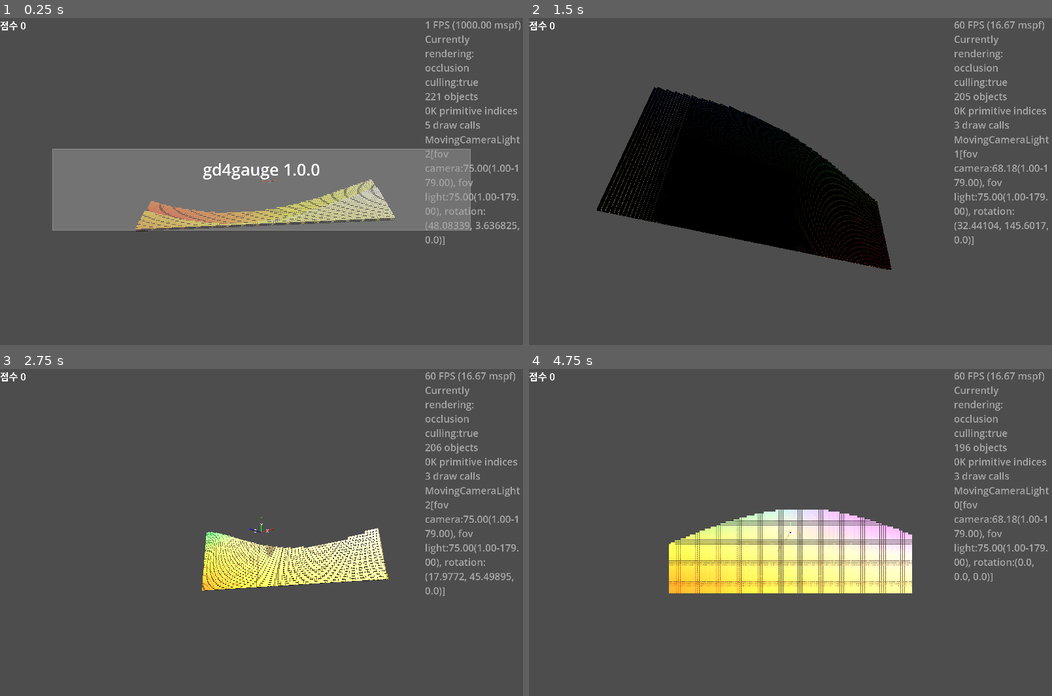
Above: before the commit, frames 1-4 (two rows, left to right).
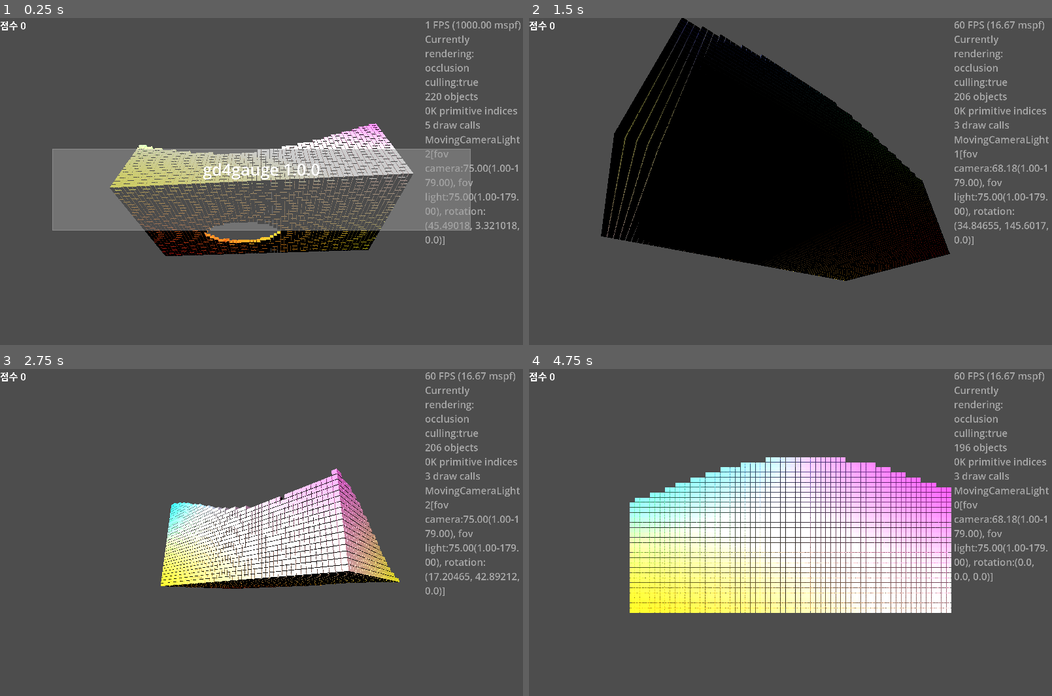
Above: after the commit, the same moments.

Repository: kasworld/gd4gauge
Game: Godot game, scene res://main.tscn
Two runs of this game, one before a commit and one after it. Both use one fixed random seed, a clock stepped at 60 frames per second and the inputs below.
Inputs (mouse positions are in pixels of both pictures, inside the frame that each line leads up to):
- Up to frame 1 (0.25 s): no input
- Up to frame 2 (1.5 s): tap Enter at 0.5, 0.6 s; move the mouse to (905, 165) at 0.52 s; click (905, 165) at 0.67 s; move the mouse to (685, 197) at 1.27 s; tap Delete at 1.35 s; click (685, 197) at 1.42 s
- Up to frame 3 (2.75 s): move the mouse to (313, 460) at 2.02 s; tap Enter at 2.1 s; click (313, 460) at 2.17 s
- Up to frame 4 (4.75 s): move the mouse to (764, 597) at 2.77 s; tap Delete at 2.85, 4.35 s; click (764, 597) at 2.92 s; move the mouse to (947, 581) at 3.52 s; tap Enter at 3.6 s; click (947, 581) at 3.67 s; move the mouse to (633, 483) at 4.27 s; click (633, 483) at 4.42 s

The runs differ from the first frame. In frame 1, 15% of the frame differs, in the area x 21-99%, y 22-73%; in frame 2, 17%; in frame 3, 11%; in frame 4, 26%, in the area x 19-81%, y 27-75%.

Commit message:
BarGauge extends MultiMeshShape

Diff:
--- a/bar_gauge/bar_gauge.gd
+++ b/bar_gauge/bar_gauge.gd
@@ -1,54 +1,43 @@
-extends Node3D
+extends MultiMeshShape
 class_name BarGauge
 
 signal max_reached( b :BarGauge)
 signal zero_reached( b :BarGauge)
 
-var max_value :int
-var current_value :int
-
-func init(count :int, sz :Vector3, co1 :Color, co2 :Color, alpha :float = 1.0 , gaprate :float = 0.1) -> BarGauge:
-	max_value = count
-	current_value = max_value
-
+func init_bar_gauge(count :int, sz :Vector3, co1 :Color, co2 :Color, alpha :float = 1.0 , gaprate :float = 0.1) -> BarGauge:
 	var mesh := BoxMesh.new()
 	mesh.size = Vector3(sz.x, sz.y / count * (1-gaprate) , sz.z)
-
-	$MultiMeshShape.init_with_color(mesh, Color(Color.WHITE, alpha), count)
+	init_with_color(mesh, Color(Color.WHITE, alpha), count)
 	for i in count:
 		var rate := (i as float) / (count as float)
 		var pos3d := Vector3(0,rate*sz.y,0) # grow upward
-		$MultiMeshShape.set_inst_pos(i, pos3d)
-		$MultiMeshShape.set_inst_color(i, lerp(co1, co2, rate) )
+		set_inst_pos(i, pos3d)
+		set_inst_color(i, lerp(co1, co2, rate) )
 	return self
 
 func normalize_current_value() -> void:
-	if current_value <= 0:
-		current_value = 0
+	if get_visible_count() <= 0:
+		set_visible_count(0)
 		zero_reached.emit(self)
-	elif current_value >= max_value:
-		current_value = max_value
+	elif get_visible_count() >= get_total_count():
+		set_visible_count(get_total_count())
 		max_reached.emit(self)
 
 func set_current_value( i :int) -> void:
-	current_value = i
 	normalize_current_value()
-	$MultiMeshShape.set_visible_count(current_value)
+	set_visible_count(i)
 
 func inc_current_value( n :int = 1 ) -> void:
-	current_value += n
+	set_visible_count(get_visible_count()+n)
 	normalize_current_value()
-	$MultiMeshShape.set_visible_count(current_value)
 
 func dec_current_value( n :int = 1 ) -> void:
-	current_value -= n
+	set_visible_count(get_visible_count()-n)
 	normalize_current_value()
-	$MultiMeshShape.set_visible_count(current_value)
 
 func set_current_rate( v :float) -> void:
-	current_value = int(v * max_value)
+	set_visible_count(int(v * get_total_count()))
 	normalize_current_value()
-	$MultiMeshShape.set_visible_count(current_value)
 
 func calc_current_rate() -> float:
-	return float(current_value) / float(max_value)
+	return float(get_visible_count()) / float(get_total_count())
--- a/bar_gauge/bar_gauge.tscn
+++ b/bar_gauge/bar_gauge.tscn
@@ -1,9 +1,11 @@
 [gd_scene load_steps=3 format=3 uid="uid://bs27xy18qt4s2"]
 
 [ext_resource type="Script" uid="uid://b66uhtlspv240" path="res://bar_gauge/bar_gauge.gd" id="1_aexue"]
-[ext_resource type="PackedScene" uid="uid://cfnbpemvoy1i6" path="res://multi_mesh_shape/multi_mesh_shape.tscn" id="2_ngnq6"]
 
-[node name="BarGauge" type="Node3D"]
+[sub_resource type="MultiMesh" id="MultiMesh_48slm"]
+resource_local_to_scene = true
+
+[node name="BarGauge" type="MultiMeshInstance3D"]
+multimesh = SubResource("MultiMesh_48slm")
 script = ExtResource("1_aexue")
-
-[node name="MultiMeshShape" parent="." instance=ExtResource("2_ngnq6")]
+metadata/_custom_type_script = "uid://brthvnlbu6c53"
--- a/main.gd
+++ b/main.gd
@@ -1,6 +1,6 @@
 extends Node3D
 
-const WorldSize := Vector3(128,64,2)
+const WorldSize := Vector3(64,32,32)
 #const WorldSize := Vector3(32,32,32)
 const AnimationDuration := 1.0
 
--- a/wave_gauge/wave_gauge.gd
+++ b/wave_gauge/wave_gauge.gd
@@ -20,7 +20,7 @@
 		var irate := float(i) / count.x
 		for j in count.z:
 			var jrate := float(j) / count.z
-			var bg = preload("res://bar_gauge/bar_gauge.tscn").instantiate().init(
+			var bg = preload("res://bar_gauge/bar_gauge.tscn").instantiate().init_bar_gauge(
 				count.y, Vector3( block_size.x * blockrate, box_size.y, block_size.z * blockrate ),
 				lerp( lerp(co_list[0], co_list[1], irate) , lerp(co_list[2], co_list[3], irate), jrate),
 				lerp( lerp(co_list[4], co_list[5], irate) , lerp(co_list[6], co_list[7], irate), jrate),
